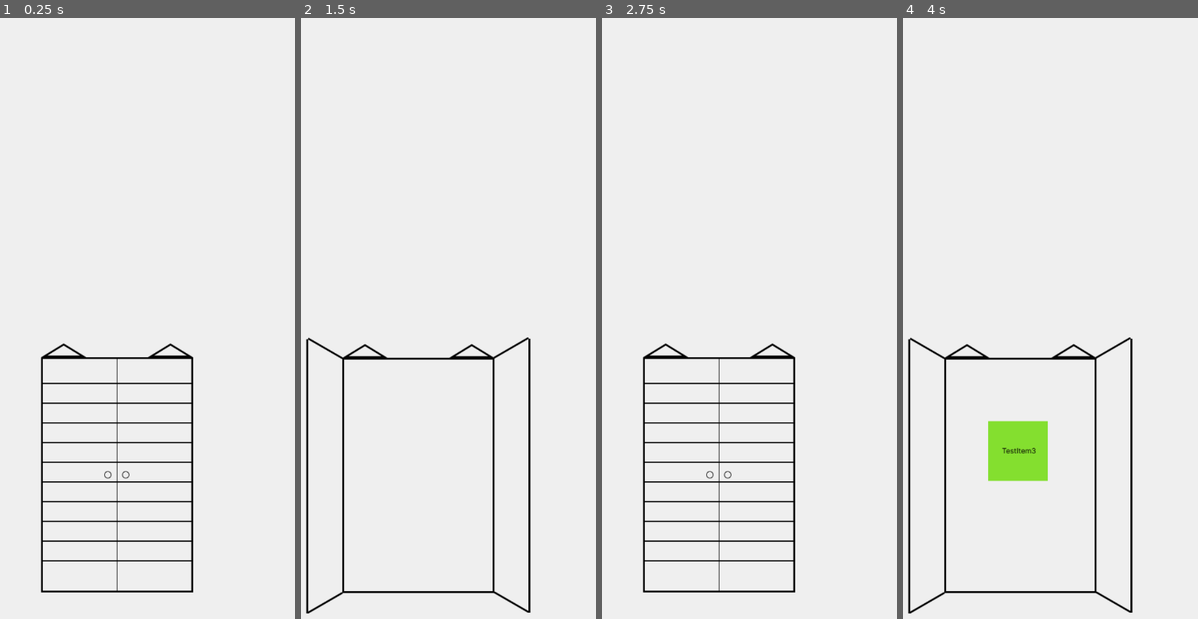
Above: before the commit, frames 1-4 (left to right).
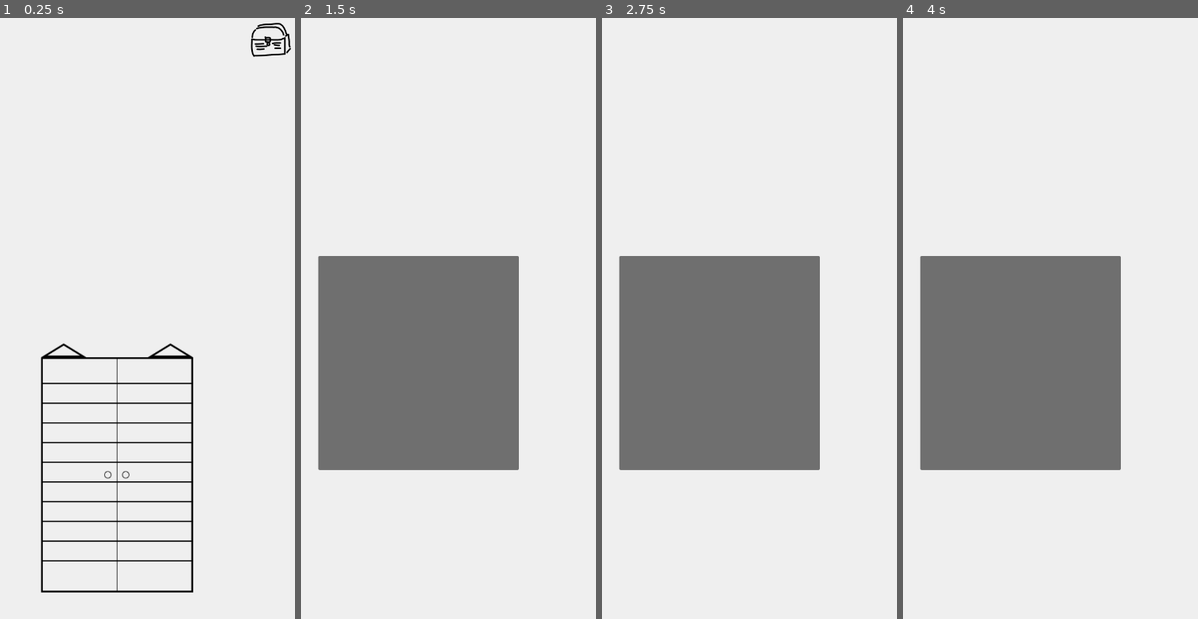
Above: after the commit, the same moments.

Repository: oycoyj2/whatsinthecabinet
Game: Godot game, scene res://scenes/main_scene.tscn
Same seed, same stepped clock (60 frames per second), same inputs: the game is played once before the commit and once after it. Before the commit the project starts from res://main_scene.tscn.
Inputs (mouse positions are in pixels of both pictures, inside the frame that each line leads up to):
- Up to frame 1 (0.25 s): no input
- Up to frame 2 (1.5 s): click (572, 42) at 0.52 s; tap Enter at 1.25 s; move the mouse to (419, 468) at 1.27 s; click (419, 468) at 1.42 s
- Up to frame 3 (2.75 s): tap Space at 2 s; move the mouse to (646, 366) at 2.02 s; click (646, 366) at 2.17 s
- Up to frame 4 (4 s): tap Enter at 2.75 s; move the mouse to (1053, 198) at 2.77 s; click (1053, 198) at 2.92 s; tap Space at 3.5 s; move the mouse to (1000, 462) at 3.52 s; click (1000, 462) at 3.67 s

The runs differ from the first frame. In frame 1, 0.3% of the frame differs, in the area x 84-99%, y 0-7%; in frame 2, 26%; in frame 3, 26%; in frame 4, 26%, in the area x 1-78%, y 39-100%.

Commit message:
#3 - 메인 씬 컬렉션 버튼 구현
컬렉션 페이지로 이동할 수 있는 컬렉션 버튼을 메인씬에 구현했다.

Diff:
--- a/main_scene.tscn
+++ /dev/null
@@ -1,27 +0,0 @@
-[gd_scene load_steps=4 format=3 uid="uid://ixa6iwt5lavx"]
-
-[ext_resource type="Texture2D" uid="uid://bpgjqtuvrsimu" path="res://assets/cabinet/cabinet_closed.png" id="1_w4b6p"]
-[ext_resource type="Script" path="res://cabinet.gd" id="2_88sbj"]
-
-[sub_resource type="RectangleShape2D" id="RectangleShape2D_alkio"]
-size = Vector2(265, 425)
-
-[node name="MainScene" type="Node2D"]
-position = Vector2(358, 872)
-
-[node name="Cabinet" type="Sprite2D" parent="."]
-position = Vector2(4, 49)
-scale = Vector2(1.2, 1.2)
-texture = ExtResource("1_w4b6p")
-script = ExtResource("2_88sbj")
-
-[node name="CabinetArea" type="Area2D" parent="Cabinet"]
-
-[node name="CollisionShape2D" type="CollisionShape2D" parent="Cabinet/CabinetArea"]
-position = Vector2(0, -10)
-shape = SubResource("RectangleShape2D_alkio")
-
-[node name="ItemSprite" type="Sprite2D" parent="Cabinet"]
-visible = false
-position = Vector2(-3.33334, -40.8334)
-scale = Vector2(0.833333, 0.833333)
--- a/project.godot
+++ b/project.godot
@@ -11,7 +11,7 @@
 [application]
 
 config/name="whatsinthecabinet"
-run/main_scene="res://main_scene.tscn"
+run/main_scene="res://scenes/main_scene.tscn"
 config/features=PackedStringArray("4.3", "Mobile")
 config/icon="res://icon.svg"
 
--- /dev/null
+++ b/scenes/collection_scene.tscn
@@ -0,0 +1,12 @@
+[gd_scene format=3 uid="uid://b7qe7jbm67sbu"]
+
+[node name="CollectionScene" type="Control"]
+layout_mode = 3
+anchors_preset = 0
+
+[node name="Panel" type="Panel" parent="."]
+layout_mode = 0
+offset_left = 161.0
+offset_top = 480.0
+offset_right = 565.0
+offset_bottom = 910.0
--- /dev/null
+++ b/scenes/main_scene.tscn
@@ -0,0 +1,42 @@
+[gd_scene load_steps=6 format=3 uid="uid://bqodria1r53am"]
+
+[ext_resource type="Texture2D" uid="uid://bpgjqtuvrsimu" path="res://assets/cabinet/cabinet_closed.png" id="1_r2e8e"]
+[ext_resource type="Script" path="res://scripts/cabinet.gd" id="2_51gjx"]
+[ext_resource type="Script" path="res://scripts/ui.gd" id="3_hba7p"]
+[ext_resource type="Texture2D" uid="uid://dda2tq83nkhow" path="res://assets/ui/collection_box.png" id="4_ry17h"]
+
+[sub_resource type="RectangleShape2D" id="RectangleShape2D_alkio"]
+size = Vector2(265, 425)
+
+[node name="MainScene" type="Node2D"]
+position = Vector2(358, 872)
+
+[node name="Cabinet" type="Sprite2D" parent="."]
+position = Vector2(4, 49)
+scale = Vector2(1.2, 1.2)
+texture = ExtResource("1_r2e8e")
+script = ExtResource("2_51gjx")
+
+[node name="CabinetArea" type="Area2D" parent="Cabinet"]
+
+[node name="CollisionShape2D" type="CollisionShape2D" parent="Cabinet/CabinetArea"]
+position = Vector2(0, -10)
+shape = SubResource("RectangleShape2D_alkio")
+
+[node name="ItemSprite" type="Sprite2D" parent="Cabinet"]
+visible = false
+position = Vector2(-3.33334, -40.8334)
+scale = Vector2(0.833333, 0.833333)
+
+[node name="UI" type="CanvasLayer" parent="."]
+script = ExtResource("3_hba7p")
+
+[node name="CollectionButton" type="TextureButton" parent="UI"]
+anchors_preset = 1
+anchor_left = 1.0
+anchor_right = 1.0
+offset_left = -97.0
+offset_bottom = 92.0
+grow_horizontal = 0
+texture_normal = ExtResource("4_ry17h")
+metadata/_edit_use_anchors_ = true
--- /dev/null
+++ b/scripts/ui.gd
@@ -0,0 +1,16 @@
+extends CanvasLayer
+
+# CollectionButton 노드 참조
+@onready var collection_button = $CollectionButton
+
+
+func _ready():
+	# CollectionButton의 pressed 시그널을 함수에 연결
+	collection_button.pressed.connect(Callable(self, "_on_CollectionButton_pressed"))
+	print("UI 스크립트가 준비되었습니다.")
+
+func _on_CollectionButton_pressed():
+
+	# 씬 변경
+	get_tree().change_scene_to_file.bind("res://scenes/collection_scene.tscn").call_deferred()
+	print("CollectionButton이 눌려 컬렉션 씬으로 전환됩니다.")
Binary file added: assets/ui/collection_box.png
Not shown, added: assets/ui/collection_box.png.import
Binary file added: assets/ui/item_unknown.png
Not shown, added: assets/ui/item_unknown.png.import
Renamed: cabinet.gd -> scripts/cabinet.gd
